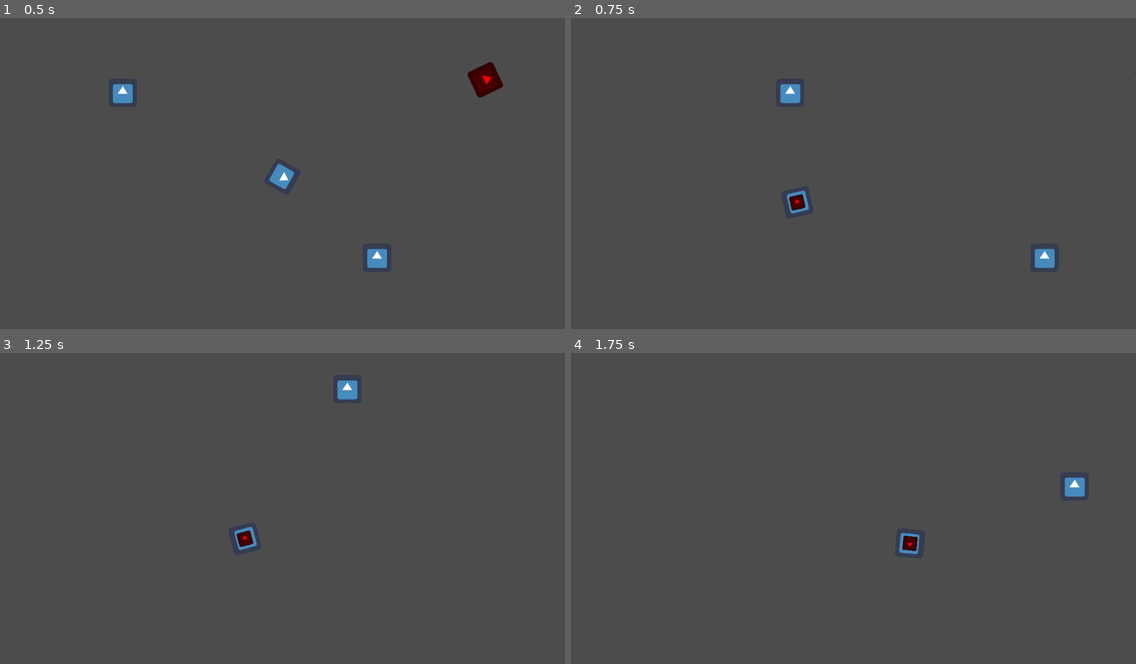
Above: before the commit, frames 1-4 (two rows, left to right).
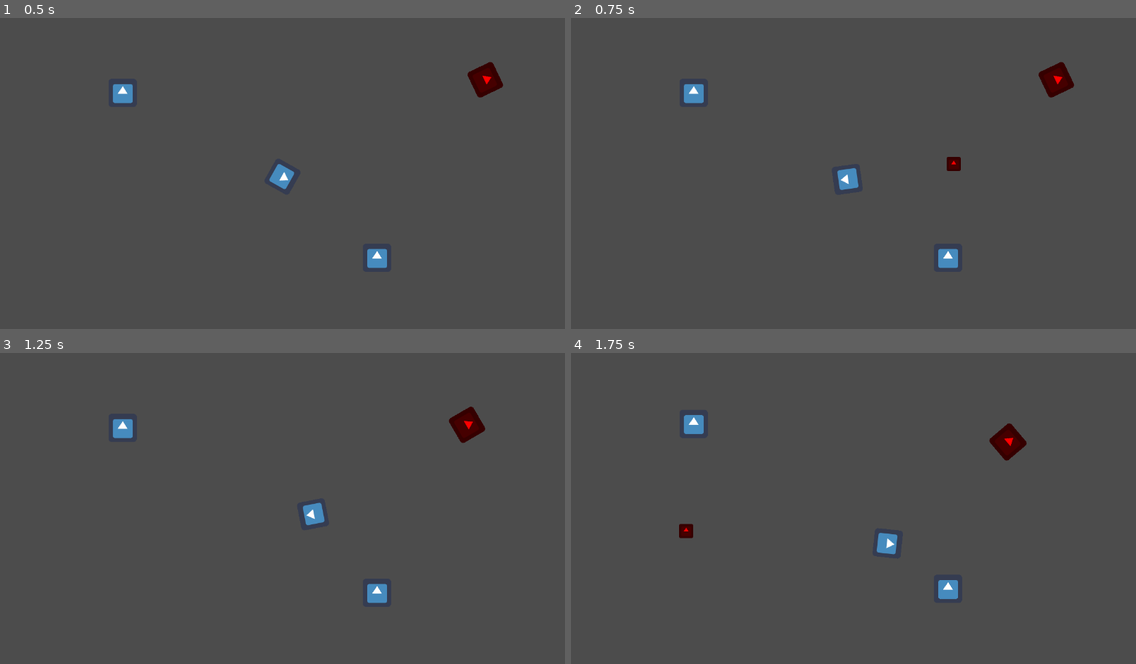
Above: after the commit, the same moments.

Repository: cypher31/mega_cat
Game: Godot game, scene res://scenes/main_world.tscn
Two runs of this game, one before a commit and one after it. Both use one fixed random seed, a clock stepped at 60 frames per second and the inputs below. The engine's default icon, where the game draws it, is replaced by a stand-in: a white triangle on a blue panel in a dark square.
Inputs (mouse positions are in pixels of both pictures, inside the frame that each line leads up to):
- Up to frame 1 (0.5 s): no input
- Up to frame 2 (0.75 s): tap Enter at 0.5 s; move the mouse to (977, 161) at 0.52 s; press the mouse at (977, 161) at 0.53 s; hold Right (direction_right) from 0.53 s (still down)
- Up to frame 3 (1.25 s): keep holding Right (direction_right)
- Up to frame 4 (1.75 s): move the mouse to (740, 527) at 1.27 s; release Right (direction_right) at 1.28 s; release the mouse at (740, 527) at 1.28 s; hold Down (direction_down) from 1.28 s (still down); click (740, 527) at 1.35 s

Frame 1 is identical in both runs. In frame 2, 1.9% of the frame differs, in the area x 20-100%, y 14-81%; in frame 3, 1.5%; in frame 4, 1.7%.

Commit message:
Projectile shots
shooting is working

Diff:
--- a/scenes/projectile.tscn
+++ b/scenes/projectile.tscn
@@ -8,7 +8,7 @@
 custom_solver_bias = 0.0
 extents = Vector2( 13.7143, 13.8065 )
 
-[node name="projectile" type="KinematicBody2D" index="0"]
+[node name="projectile" type="KinematicBody2D"]
 
 input_pickable = false
 collision_layer = 1
@@ -26,3 +26,12 @@
 [node name="CollisionShape2D" type="CollisionShape2D" parent="." index="1"]
 
 shape = SubResource( 1 )
+
+[node name="Timer" type="Timer" parent="." index="2"]
+
+process_mode = 1
+wait_time = 3.0
+one_shot = false
+autostart = true
+
+[connection signal="timeout" from="Timer" to="." method="_on_Timer_timeout"]
--- a/scripts/projectile.gd
+++ b/scripts/projectile.gd
@@ -3,13 +3,34 @@
 # class member variables go here, for example:
 # var a = 2
 # var b = "textvar"
+var player
+var shotspeed = 1000.0
+var linear_velocity
 
 func _ready():
 	# Called every time the node is added to the scene.
 	# Initialization here
+	player  = get_node("/root/global").player
+	set_process(true);
+	set_as_toplevel(true);
+
+	var direction = (get_global_mouse_position() - get_position()).normalized()
+	linear_velocity = direction * shotspeed
+
 	pass
 
-#func _process(delta):
+func _process(delta):
 #	# Called every frame. Delta is time since last frame.
 #	# Update game logic here.
-#	pass
+
+	var mousePositionStart = get_global_mouse_position()
+	var playerCurrentRotation = player.get_rotation()
+
+	move_and_slide(linear_velocity);
+
+	pass
+
+
+func _on_Timer_timeout():
+	queue_free();
+	pass # replace with function body
